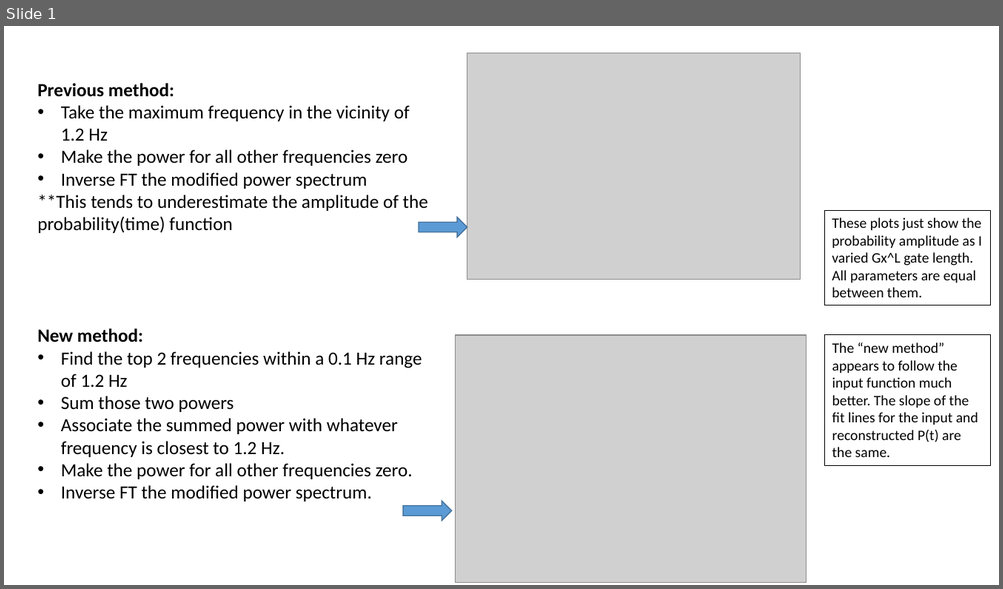
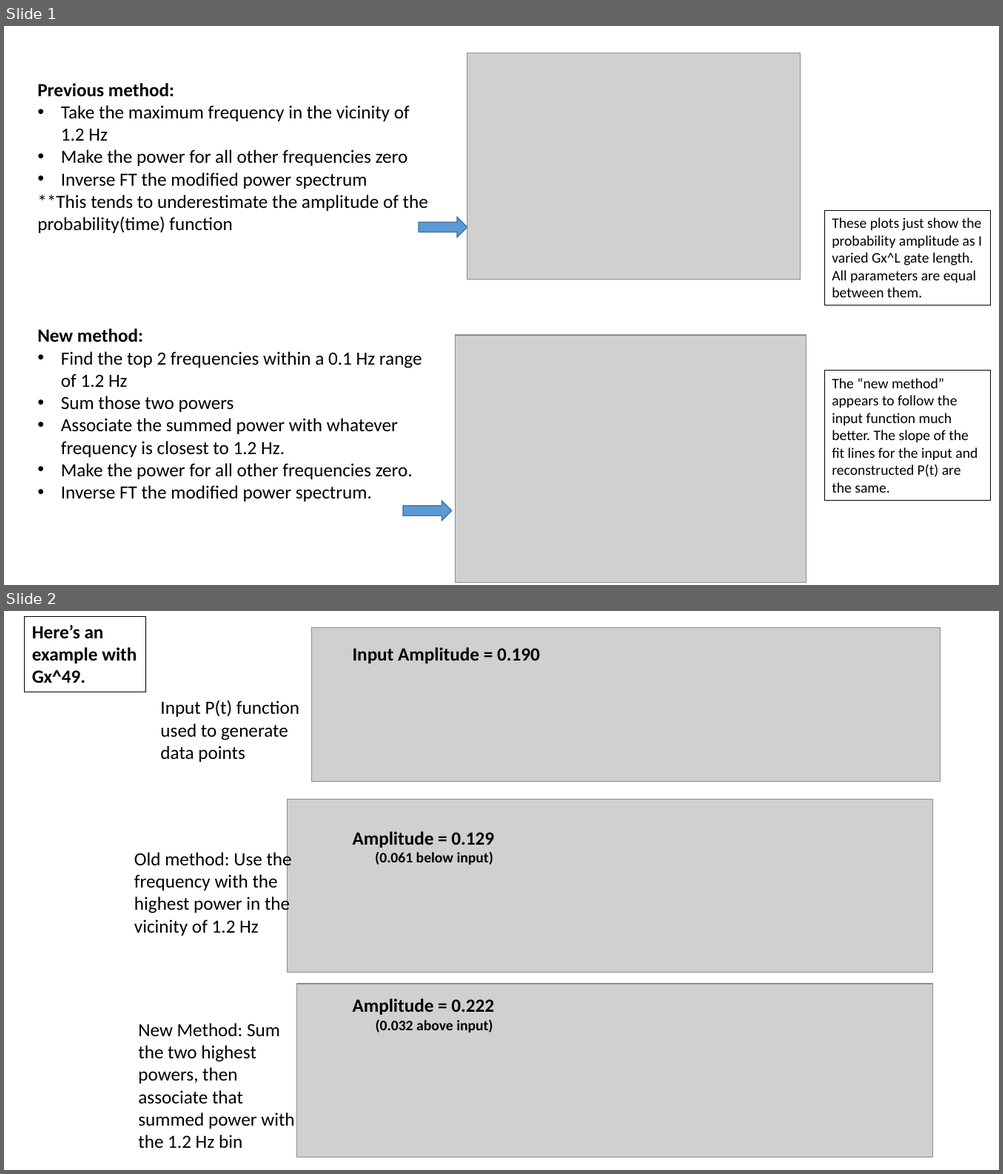
Before and after one commit to garretts-hub/GST_Work, a slide deck: Modified IDCT input.pptx. Shown one above the other, each under a label of ours: slide 1 before the commit, slides 1 and 2 after it. The pictures are 1003x589 and 1003x1174 pixels, drawn with LibreOffice and Linux fonts; fonts in the diff are those of the drawing; grey boxes stand for pictures. Boxes give left, top, right and bottom in pixels: in the first picture for what was removed or moved away, otherwise in the second. Text is boxed around its words. In the diff, an @@ line names an element or a change of style, - is before the commit and + after.

```diff
--- a/Modified IDCT input.pptx
+++ b/Modified IDCT input.pptx
@@ slide 2 added at [4, 611, 999, 1170], background #FFFFFF @@
@@ rectangle added at [25, 616, 147, 692], outline #000000 0.75 pt, 18 pt, text #000000, bold @@
+Here’s an example with Gx^49.
@@ picture added at [312, 627, 940, 782] @@
@@ text added at [353, 647, 540, 664], 18 pt, text #000000, bold @@
+Input Amplitude = 0.190
@@ text added at [160, 700, 299, 762], 18 pt, text #000000 @@
+Input P(t) function used to generate data points
@@ picture added at [287, 799, 933, 973] @@
@@ text added at [353, 832, 494, 865], 14 pt, text #000000, bold @@
+Amplitude = 0.129
+(0.061 below input)
@@ text added at [134, 850, 292, 936], 18 pt, text #000000 @@
+Old method: Use the frequency with the highest power in the vicinity of 1.2 Hz
@@ picture added at [296, 984, 933, 1158] @@
@@ text added at [353, 999, 494, 1033], 14 pt, text #000000, bold @@
+Amplitude = 0.222
+(0.032 above input)
@@ text added at [138, 1023, 294, 1148], 18 pt, text #000000 @@
+New Method: Sum the two highest powers, then associate that summed power with the 1.2 Hz bin
@@ slide 1 changed as well @@
@@ rectangle "The “new method” appears to ...": place and size @@
-rectangle "The “new method” appears to ..." at [825, 335, 990, 466]
+rectangle "The “new method” appears to ..." at [825, 371, 990, 501]
```
Also in this commit, not shown: 1 other slide changed, 3 other files.
